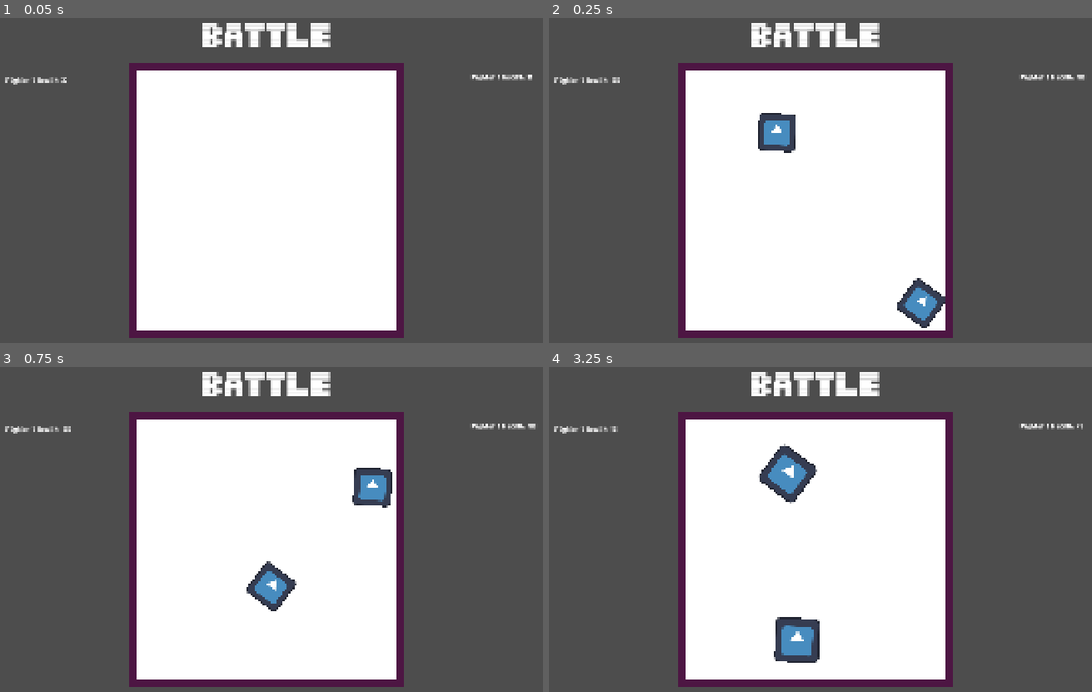
Above: before the commit, frames 1-4 (two rows, left to right).
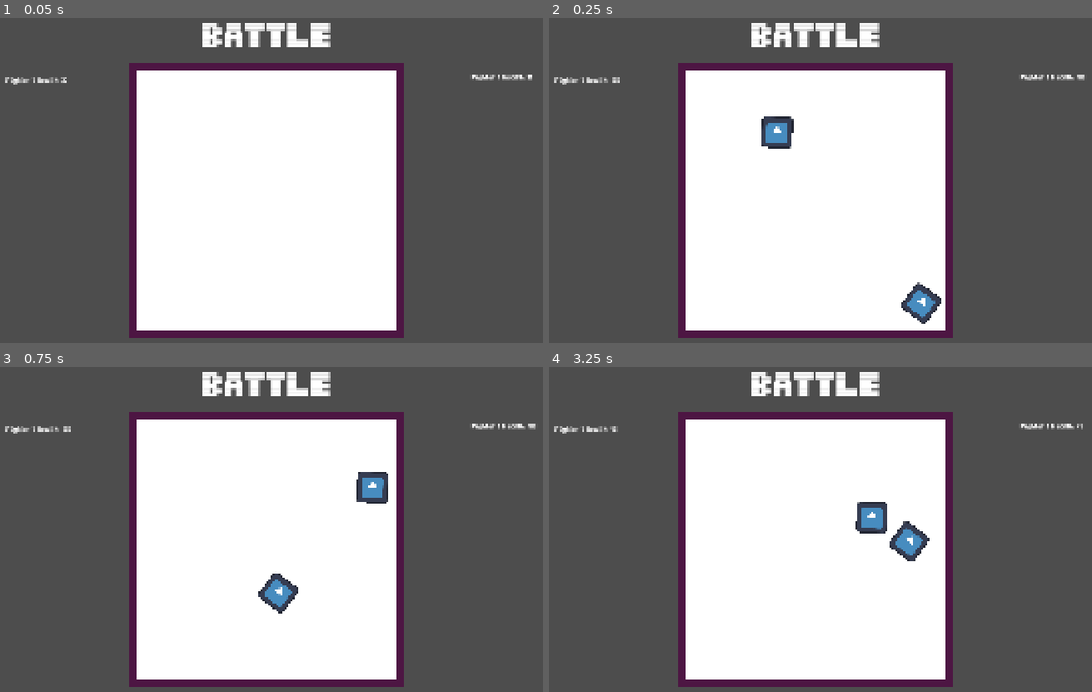
Above: after the commit, the same moments.

Repository: JBRana250/BitBoxBattles
Game: Godot game, scene res://battle/battle.tscn
Same seed, same stepped clock (60 frames per second), same inputs: the game is played once before the commit and once after it. The engine's default icon, where the game draws it, is replaced by a stand-in: a white triangle on a blue panel in a dark square.
Inputs (mouse positions are in pixels of both pictures, inside the frame that each line leads up to):
- Up to frame 1 (0.05 s): no input
- Up to frame 2 (0.25 s): no input
- Up to frame 3 (0.75 s): tap Enter at 0.5, 0.6 s; move the mouse to (412, 529) at 0.52 s; hold Right from 0.53 s (still down); click (412, 529) at 0.67 s
- Up to frame 4 (3.25 s): tap Space at 0.77 s; release Right at 1.25 s; drag from (684, 568) to (782, 623) at 1.27 s; move the mouse to (880, 467) at 2.02 s; hold Right 2.03-2.75 s; tap Delete at 2.1 s; drag from (782, 623) to (614, 493) at 2.77 s

Frame 1 is identical in both runs. In frame 2, 0.9% of the frame differs, in the area x 38-74%, y 29-96%; in frame 3, 1.2%; in frame 4, 3.2%, in the area x 11-71%, y 18-92%.

Commit message:
feat: add fighter backswing (cd after hitting enemy)

Diff:
--- a/battle/fighter.gd
+++ b/battle/fighter.gd
@@ -7,7 +7,7 @@
 @onready var current_health: int = 100
 @export var contact_damage: int
 @export var fighter_id: String
-@export var fighter_state_machine: Node
+@export var fighter_state_machine: FighterStateMachine
 
 func _ready() -> void:
 	apply_force(global_transform.x * 500)
@@ -15,10 +15,11 @@
 func _on_body_entered(body: Node) -> void:
 	if !body.is_in_group("fighter"):
 		return
-	if body.get_state() == FighterStateMachine.State.INACTIVE:
+	if body.get_state() != FighterStateMachine.State.ACTIVE:
 		return
 	sprite.modulate = onhit_modulate
 	current_health -= contact_damage
+	body.hit_enemy()
 	BattleEventBus.fighter_damaged.emit(fighter_id)
 	if (current_health <= 0):
 		BattleEventBus.fighter_death.emit(fighter_id)
@@ -30,3 +31,6 @@
 
 func get_state():
 	return fighter_state_machine.get_state()
+
+func hit_enemy():
+	fighter_state_machine.set_state_contact_cooldown(3)
--- a/battle/fighter.tscn
+++ b/battle/fighter.tscn
@@ -36,11 +36,12 @@
 wait_time = 0.05
 one_shot = true
 
-[node name="FighterStateMachine" type="Node" parent="." unique_id=1829989557 node_paths=PackedStringArray("fighter", "active_timer", "inactive_timer", "sprite", "colshape")]
+[node name="FighterStateMachine" type="Node" parent="." unique_id=1829989557 node_paths=PackedStringArray("fighter", "active_timer", "inactive_timer", "contact_cooldown_timer", "sprite", "colshape")]
 script = ExtResource("3_ladtm")
 fighter = NodePath("..")
 active_timer = NodePath("ActiveTimer")
 inactive_timer = NodePath("InactiveTimer")
+contact_cooldown_timer = NodePath("ContactCooldownTimer")
 current_state = 1
 sprite = NodePath("../Sprite2D")
 colshape = NodePath("../CollisionShape2D")
@@ -52,7 +53,10 @@
 [node name="InactiveTimer" type="Timer" parent="FighterStateMachine" unique_id=563924531]
 one_shot = true
 
+[node name="ContactCooldownTimer" type="Timer" parent="FighterStateMachine" unique_id=1995238673]
+
 [connection signal="body_entered" from="." to="." method="_on_body_entered"]
 [connection signal="timeout" from="onhitFlash" to="." method="_on_onhit_flash_timeout"]
 [connection signal="timeout" from="FighterStateMachine/ActiveTimer" to="FighterStateMachine" method="_on_active_timer_timeout"]
 [connection signal="timeout" from="FighterStateMachine/InactiveTimer" to="FighterStateMachine" method="_on_inactive_timer_timeout"]
+[connection signal="timeout" from="FighterStateMachine/ContactCooldownTimer" to="FighterStateMachine" method="_on_contact_cooldown_timer_timeout"]
--- a/battle/fighter_state_machine.gd
+++ b/battle/fighter_state_machine.gd
@@ -3,10 +3,12 @@
 @export var fighter: Fighter
 @export var active_timer: Timer
 @export var inactive_timer: Timer
+@export var contact_cooldown_timer: Timer
 
 enum State {
 	ACTIVE,
-	INACTIVE
+	INACTIVE,
+	CONTACT_COOLDOWN
 }
 
 @export var current_state: State
@@ -15,10 +17,40 @@
 @export var colshape: CollisionShape2D
 
 func _ready() -> void:
-	set_fighter_inactive()
+	set_fighter_contact_cooldown()
 
 func get_state() -> State:
 	return current_state
+
+func set_state_contact_cooldown(time: float) -> void:
+	active_timer.stop()
+	inactive_timer.stop()
+	contact_cooldown_timer.stop()
+	contact_cooldown_timer.start(time)
+	set_fighter_contact_cooldown()
+
+func switch_state() -> void:
+	if current_state == State.ACTIVE:
+		set_fighter_inactive()
+	else:
+		set_fighter_active()
+
+func set_fighter_active() -> void:
+	current_state = State.ACTIVE
+	set_fighter_scale(1)
+
+func set_fighter_inactive() -> void:
+	current_state = State.INACTIVE
+	set_fighter_scale(0.85)
+
+func set_fighter_contact_cooldown() -> void:
+	current_state = State.CONTACT_COOLDOWN
+	set_fighter_scale(0.7)
+
+func set_fighter_scale(scale: float) -> void:
+	var scale_v2 = Vector2(scale, scale)
+	sprite.scale = scale_v2
+	colshape.scale = scale_v2
 
 func _on_active_timer_timeout() -> void:
 	switch_state()
@@ -28,21 +60,6 @@
 	switch_state()
 	active_timer.start(randf_range(0.1, 1))
 
-func switch_state() -> void:
-	if current_state == State.ACTIVE:
-		current_state = State.INACTIVE
-		set_fighter_inactive()
-	else:
-		current_state = State.ACTIVE
-		set_fighter_active()
-
-func set_fighter_active() -> void:
-	set_fighter_scale(1)
-
-func set_fighter_inactive() -> void:
-	set_fighter_scale(0.85)
-
-func set_fighter_scale(scale: float) -> void:
-	var scale_v2 = Vector2(scale, scale)
-	sprite.scale = scale_v2
-	colshape.scale = scale_v2
+func _on_contact_cooldown_timer_timeout() -> void:
+	set_fighter_active()
+	active_timer.start(randf_range(0.1, 1))
